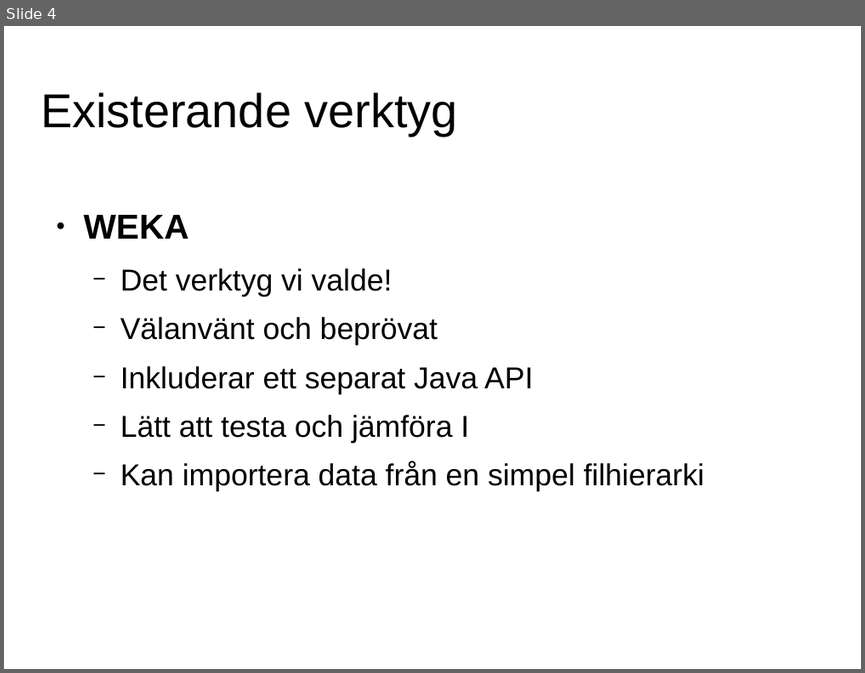
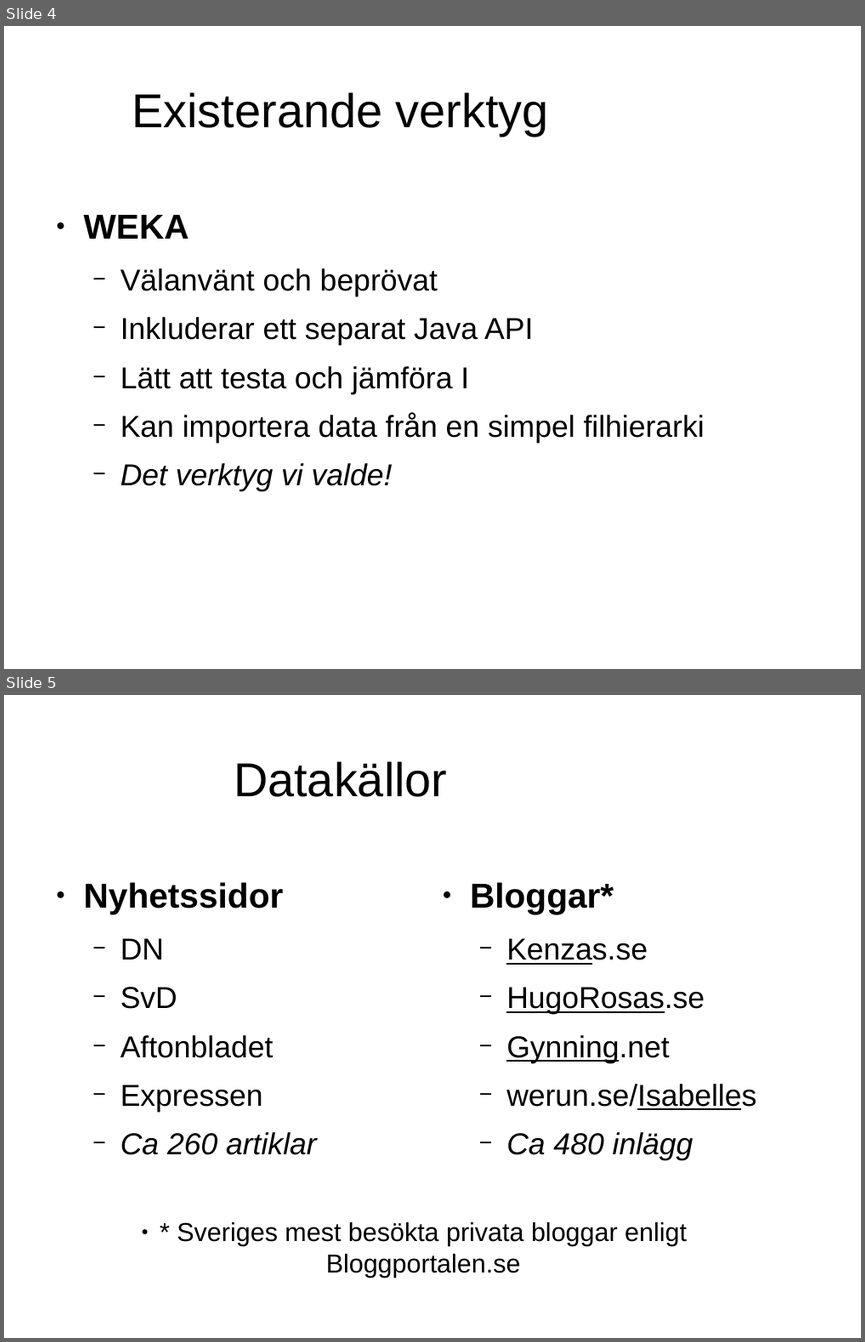
Before and after one commit to jensa/BloggEllerNyhet, a slide deck: report/presentation.odp. Shown one above the other, each under a label of ours: slide 4 before the commit, slides 4 and 5 after it. The pictures are 865x673 and 865x1342 pixels, drawn with LibreOffice and Linux fonts; fonts in the diff are those of the drawing; background and template pictures are left out. Boxes give left, top, right and bottom in pixels: in the first picture for what was removed or moved away, otherwise in the second. Text is boxed around its words. In the diff, an @@ line names an element or a change of style, - is before the commit and + after.

```diff
--- a/report/presentation.odp
+++ b/report/presentation.odp
@@ slide 5 added at (4,695,861,1338), background picture (left out) @@
@@ title added at (234,761,447,797), 44 pt, text #000000 @@
+Datakällor
@@ text added at (84,882,317,1155), 28 pt, text #000000 @@
+● Nyhetssidor
+  − DN
+  − SvD
+  − Aftonbladet
+  − Expressen
+  − Ca 260 artiklar
@@ text added at (470,882,756,1160), 28 pt, text #000000 @@
+● Bloggar*
+  − Kenzas.se
+  − HugoRosas.se
+  − Gynning.net
+  − werun.se/Isabelles
+  − Ca 480 inlägg
@@ text added at (177,1222,687,1277), 24 pt, text #000000 @@
+● * Sveriges mest besökta privata bloggar enligt Bloggportalen.se
@@ slide 4 changed as well @@
@@ title "Existerande verktyg" at (132,92,549,136): alignment left to centre @@
@@ text at (120,268,392,297): paragraph removed @@
-  − Det verktyg vi valde!
@@ text at (120,463,392,491): paragraph added @@
+  − Det verktyg vi valde!
```
Also in this commit, not shown: 3 other slides changed, 3 other slides added.
